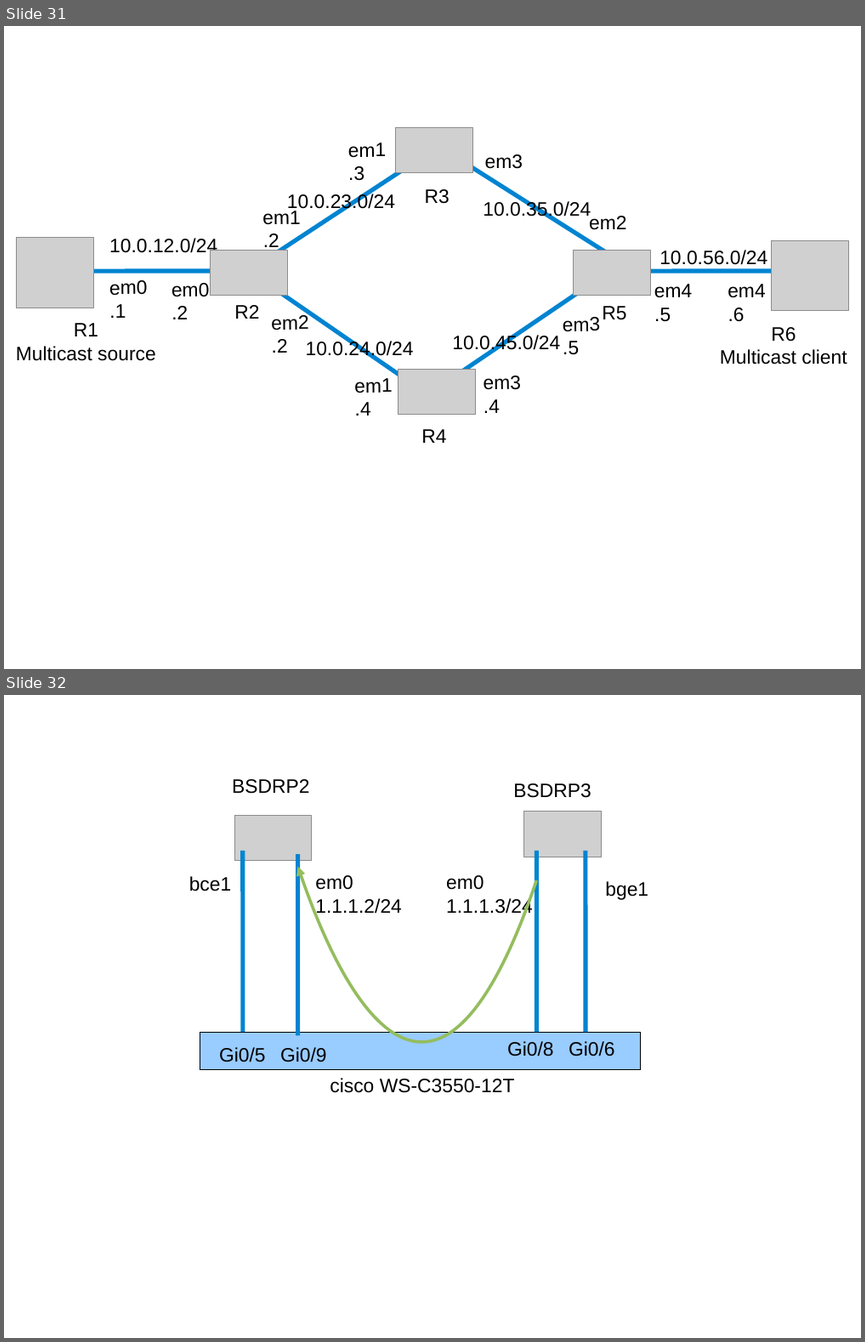
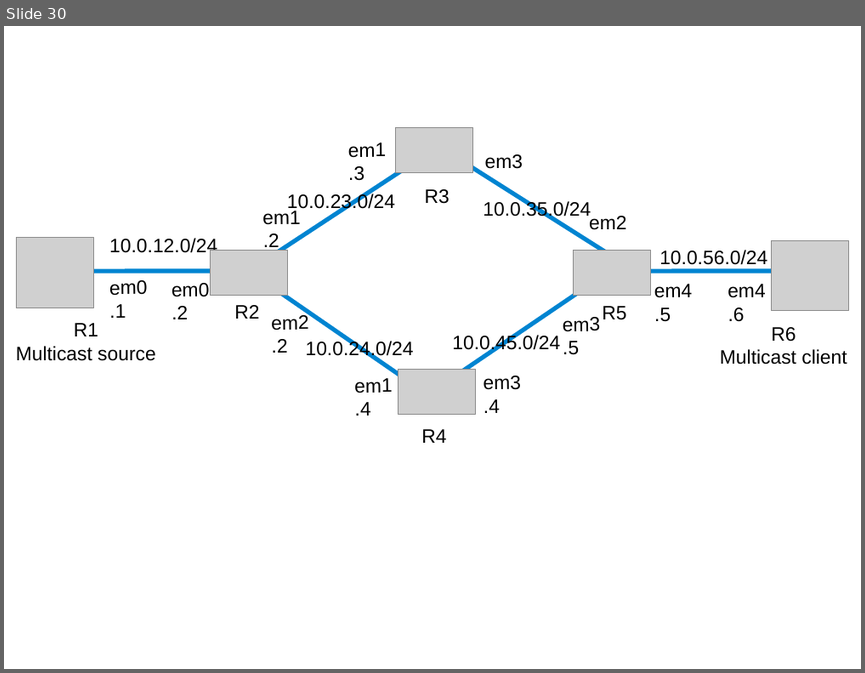
Before and after one commit to ocochard/BSDRP, a slide deck: docs/labs.examples.odp. Shown one above the other, each under a label of ours: slides 31 and 32 before the commit, slide 30 after it. The pictures are 865x1342 and 865x673 pixels, drawn with LibreOffice and Linux fonts; fonts in the diff are those of the drawing; grey boxes stand for pictures. Boxes give left, top, right and bottom in pixels: in the first picture for what was removed or moved away, otherwise in the second. Text is boxed around its words. In the diff, an @@ line names an element or a change of style, - is before the commit and + after.

```diff
--- a/docs/labs.examples.odp
+++ b/docs/labs.examples.odp
@@ slide 32 removed at <box>4,695,861,1338</box>, background #FFFFFF @@
@@ text removed at <box>232,779,309,794</box> @@
-BSDRP2
@@ text removed at <box>513,783,590,798</box> @@
-BSDRP3
@@ picture removed at <box>235,815,312,860</box> @@
@@ picture removed at <box>524,811,601,857</box> @@
@@ line removed from (243, 851) to (243, 1032) @@
@@ line removed from (298, 855) to (298, 1036) @@
@@ freeform shape removed at <box>298,866,537,1032</box> @@
@@ line removed from (537, 851) to (537, 1032) @@
@@ line removed from (585, 851) to (585, 1032) @@
@@ text removed at <box>189,876,232,891</box> @@
-bce1
@@ text removed at <box>315,875,402,918</box> @@
-em0
-1.1.1.2/24
@@ text removed at <box>446,875,533,918</box> @@
-em0
-1.1.1.3/24
@@ text removed at <box>605,881,648,900</box> @@
-bge1
@@ rectangle removed at <box>200,1032,641,1070</box> @@
@@ text removed at <box>219,1047,266,1062</box> @@
-Gi0/5
@@ text removed at <box>280,1047,327,1062</box> @@
-Gi0/9
@@ text removed at <box>507,1041,554,1056</box> @@
-Gi0/8
@@ text removed at <box>568,1041,615,1056</box> @@
-Gi0/6
@@ text removed at <box>330,1077,515,1093</box> @@
-cisco WS-C3550-12T
@@ what was slide 31 is now slide 30 @@
```
Also in this commit, not shown: 2 slides added, 3 other slides removed, 24 other files.
